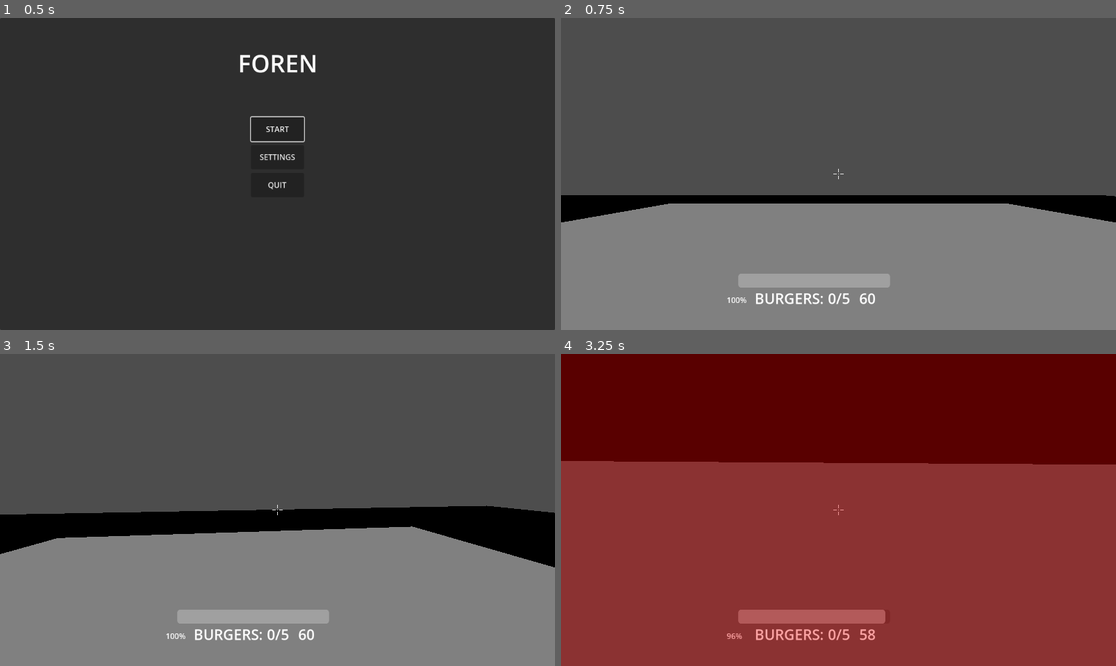
Above: before the commit, frames 1-4 (two rows, left to right).
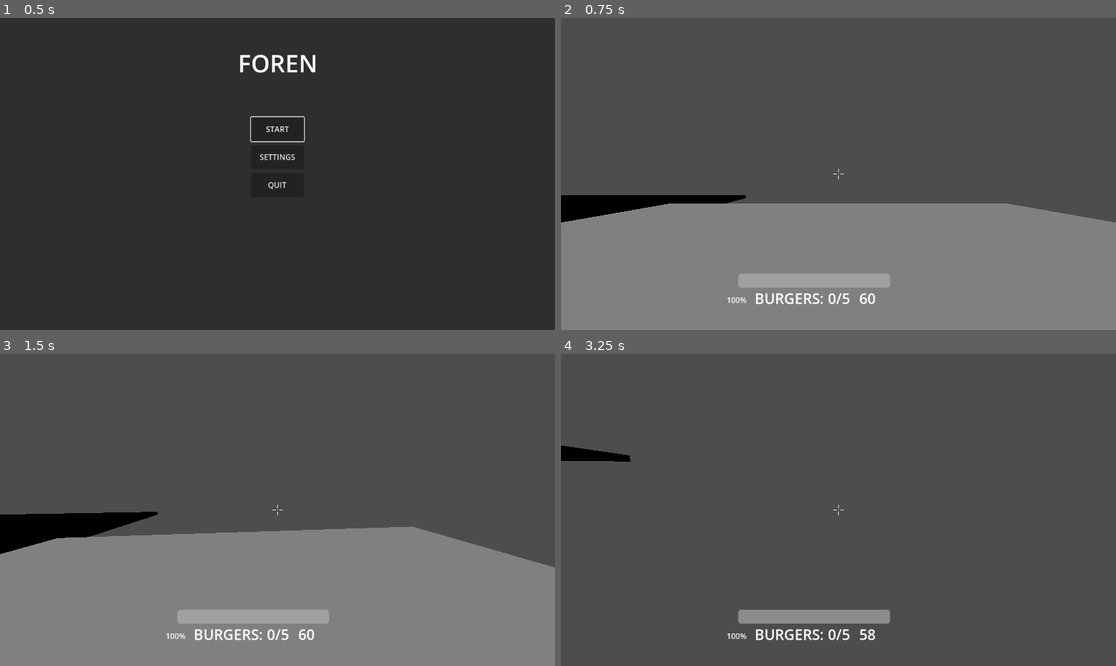
Above: after the commit, the same moments.

Repository: Gablinski/Foren
Game: Godot game, scene res://main_menu.tscn
Two runs of this game, one before a commit and one after it. Both use one fixed random seed, a clock stepped at 60 frames per second and the inputs below. The project has no main scene, so this scene is started directly.
Inputs (mouse positions are in pixels of both pictures, inside the frame that each line leads up to):
- Up to frame 1 (0.5 s): no input
- Up to frame 2 (0.75 s): click "START" at 0.5 s
- Up to frame 3 (1.5 s): tap Enter at 1.25 s; move the mouse to (305, 510) at 1.27 s; hold W (move_forward) from 1.28 s (still down); hold Space (jump) from 1.28 s (still down)
- Up to frame 4 (3.25 s): keep holding W (move_forward); move the mouse to (810, 510) at 2.02 s; release Space (jump) at 2.03 s; tap Q (dash) at 2.1 s; tap Space (jump) at 2.27, 2.3, 2.57 s; move the mouse to (849, 503) at 2.77 s; hold Space (jump) from 2.78 s (still down)

Frame 1 is identical in both runs. In frame 2, 2.4% of the frame differs, in the area x 29-100%, y 56-66%; in frame 3, 6.7%; in frame 4, 100%, in the area x 0-100%, y 0-100%.

Commit message:
laddervs2tnugutnugnutng

Diff:
--- a/ladder.tscn
+++ b/ladder.tscn
@@ -6,7 +6,7 @@
 size = Vector3(1.05, 60, 1.05)
 
 [sub_resource type="BoxMesh" id="BoxMesh_lqhsa"]
-size = Vector3(1, 60, 1)
+size = Vector3(0.75, 60, 0.75)
 
 [node name="Ladder" type="Area3D" unique_id=1926364976]
 script = ExtResource("1_cq4ai")
--- a/node_3d.tscn
+++ b/node_3d.tscn
@@ -288,4 +288,4 @@
 mesh = SubResource("BoxMesh_jsk3o")
 
 [node name="RisingPlatform" parent="." unique_id=645753205 instance=ExtResource("8_4arys")]
-transform = Transform3D(1, 0, 0, 0, 1, 0, 0, 0, 1, -1.0754452, -2.4372878, 18.721394)
+transform = Transform3D(1, 0, 0, 0, 1, 0, 0, 0, 1, -67, -2.437, 18.721)
--- a/player.gd
+++ b/player.gd
@@ -25,9 +25,12 @@
 @export var dash_cooldown    : float = 0.5
 
 ## Ladder
-@export var climb_speed      : float = 5.0
-@export var climb_boost      : float = 9.0   # speed when jumping while climbing
-@export var dismount_force   : float = 6.0   # force when jumping off sideways
+@export var climb_speed         : float = 5.0
+@export var climb_boost         : float = 9.0
+@export var dismount_upward     : float = 8.0   # upward force on ladder jump
+@export var dismount_backward   : float = 6.0   # backward push away from ladder
+@export var dismount_lock_time  : float = 0.25  # seconds before ladder can reattach
+@export var climb_boost_duration : float = 0.15  # how long the boost lasts before reattaching
 
 ## Mouse look
 @export var mouse_sensitivity : float = 0.18
@@ -69,9 +72,10 @@
 var _pitch : float = 0.0
 
 # Ladder state
-var _on_ladder       : bool      = false
-var _ladder_transform : Transform3D = Transform3D()
-
+var _on_ladder          : bool        = false
+var _ladder_transform   : Transform3D = Transform3D()
+var _dismount_lock_timer : float      = 0.0
+var _ladder_boost_timer : float = 0.0
 
 # ─────────────────────────────────────────────
 #  READY
@@ -86,13 +90,13 @@
 #  LADDER INTERFACE
 # ─────────────────────────────────────────────
 func enter_ladder(ladder_xform: Transform3D) -> void:
-	_on_ladder       = true
+	if _dismount_lock_timer > 0.0:
+		return
+	_on_ladder        = true
 	_ladder_transform = ladder_xform
-	velocity         = Vector3.ZERO
-
-func exit_ladder() -> void:
-	_on_ladder = false
-
+	# Don't zero velocity — preserve upward momentum when jumping into ladder
+	velocity.x = 0.0
+	velocity.z = 0.0
 
 # ─────────────────────────────────────────────
 #  INPUT
@@ -113,6 +117,20 @@
 #  PHYSICS PROCESS
 # ─────────────────────────────────────────────
 func _physics_process(delta: float) -> void:
+	# Tick dismount lock
+	if _dismount_lock_timer > 0.0:
+		_dismount_lock_timer = max(_dismount_lock_timer - delta, 0.0)
+
+	# Tick boost — gravity applies during boost, reattach when done
+	if _ladder_boost_timer > 0.0:
+		_ladder_boost_timer = max(_ladder_boost_timer - delta, 0.0)
+		# Apply gravity during boost so arc feels natural
+		var g := _gravity * gravity_scale
+		velocity.y -= g * delta
+		velocity.y = max(velocity.y, -max_fall_speed)
+		move_and_slide()
+		return
+
 	if _on_ladder:
 		_handle_ladder(delta)
 		move_and_slide()
@@ -173,40 +191,44 @@
 	_was_grounded = grounded
 
 
-# ─────────────────────────────────────────────
-#  LADDER MOVEMENT
-# ─────────────────────────────────────────────
 func _handle_ladder(_delta: float) -> void:
-	var vertical   := Input.get_axis("move_back", "move_forward")   # W = up, S = down
-	var jump_just  := Input.is_action_just_pressed("jump")
-
-	# Dismount — jump while pressing a sideways/back direction
-	var lateral := Vector3(
-		Input.get_axis("move_left", "move_right"),
-		0.0,
-		Input.get_axis("move_forward", "move_back")
-	)
-	# If jumping while NOT pressing W (forward), dismount
-	if jump_just and lateral.length_squared() > 0.1 and not Input.is_action_pressed("move_forward"):
-		_on_ladder = false
-		# Launch in the direction the player is facing laterally
-		var launch := (transform.basis * lateral).normalized()
-		launch.y   = 0.4
-		velocity   = launch * dismount_force
-		return
-
-	# Boost jump — W + space while on ladder
-	if jump_just and Input.is_action_pressed("move_forward"):
-		velocity.y = climb_boost
-		velocity.x = 0.0
-		velocity.z = 0.0
-		return
-
-	# Normal climb — W moves up, S moves down, nothing = hang
+	var jump_just := Input.is_action_just_pressed("jump")
+
+	if jump_just:
+		var look     := -global_transform.basis.z
+		var backward := Vector3(look.x, 0.0, look.z)
+		if backward.length_squared() > 0.001:
+			backward = backward.normalized()
+
+		if Input.is_action_pressed("move_forward"):
+			# Boost jump — exit ladder state temporarily, preserve X/Z, inject Y
+			var current_x := velocity.x
+			var current_z := velocity.z
+			_on_ladder          = false
+			_ladder_boost_timer = climb_boost_duration
+			_dismount_lock_timer = dismount_lock_time
+			velocity.x = current_x
+			velocity.z = current_z
+			velocity.y = climb_boost
+			return
+		else:
+			# Full dismount — launch backward away from ladder
+			velocity.x           = -backward.x * dismount_backward
+			velocity.z           = -backward.z * dismount_backward
+			velocity.y           = dismount_upward
+			_on_ladder           = false
+			_dismount_lock_timer = dismount_lock_time
+			return
+
+	# Normal climb
+	var vertical := Input.get_axis("move_back", "move_forward")
 	velocity.x = 0.0
 	velocity.z = 0.0
 	velocity.y = vertical * climb_speed
 
+# ─────────────────────────────────────────────
+#  MOVEMENT
+# ─────────────────────────────────────────────
 func _handle_movement(delta: float, grounded: bool) -> void:
 	var wish_dir := Vector3.ZERO
 	wish_dir.x = Input.get_axis("move_left",    "move_right")
@@ -262,6 +284,7 @@
 		_dash_timer    = dash_duration
 		_dash_cd_timer = dash_cooldown
 
+
 # ─────────────────────────────────────────────
 #  HEAD-BOB
 # ─────────────────────────────────────────────
